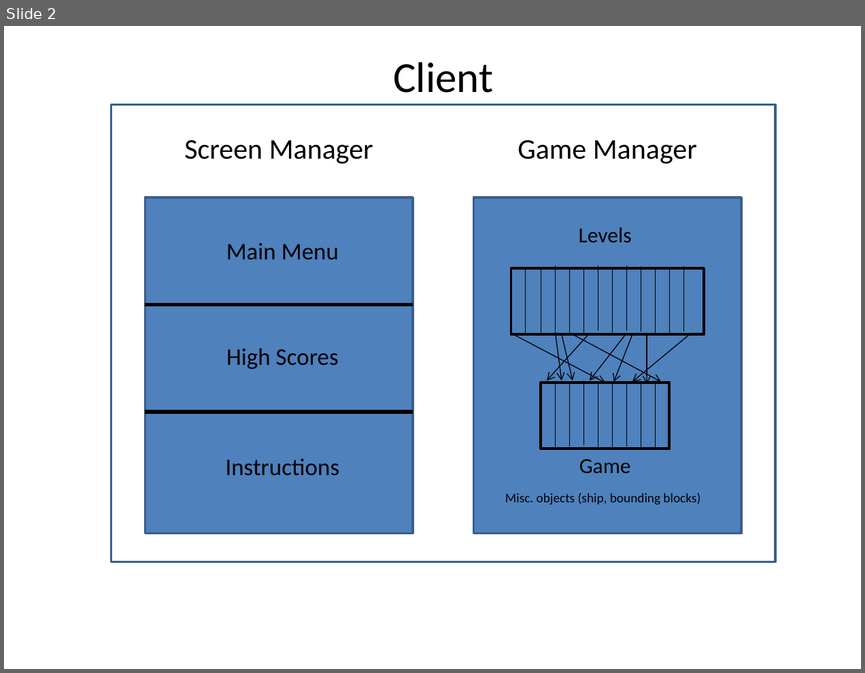
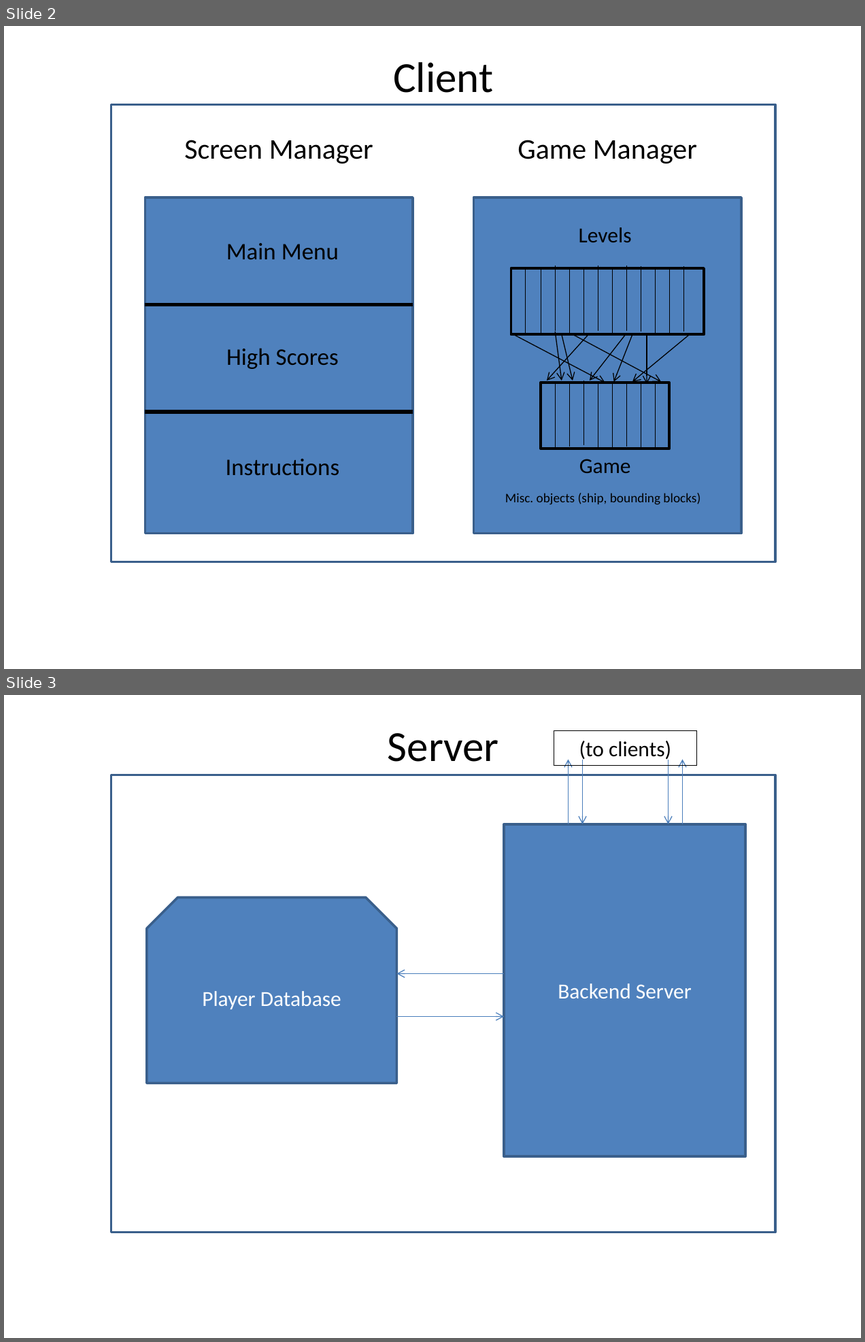
Before and after one commit to njchristian/Multiplayer-Game, a slide deck: Design Doc Figures.pptx. Shown one above the other, each under a label of ours: slide 2 before the commit, slides 2 and 3 after it. The pictures are 865x673 and 865x1342 pixels, drawn with LibreOffice and Linux fonts; fonts in the diff are those of the drawing. Boxes give left, top, right and bottom in pixels: in the first picture for what was removed or moved away, otherwise in the second. Text is boxed around its words. In the diff, an @@ line names an element or a change of style, - is before the commit and + after.

```diff
--- a/Design Doc Figures.pptx
+++ b/Design Doc Figures.pptx
@@ slide 3 added at (4,695,861,1338), background #FFFFFF @@
@@ text added at (388,733,499,762), 36 pt, text #000000 @@
+Server
@@ rectangle added at (554,731,697,765), outline #000000 0.75 pt, 18 pt, text #000000 @@
+(to clients)
@@ rectangle added at (111,775,775,1232), fill #FFFFFF, outline #3A5F8C 2 pt @@
@@ arrow added from (568, 824) to (568, 759), #4B7EBC 0.75 pt @@
@@ arrow added from (582, 759) to (582, 824), #4B7EBC 0.75 pt @@
@@ arrow added from (668, 759) to (668, 824), #4B7EBC 0.75 pt @@
@@ arrow added from (683, 824) to (683, 759), #4B7EBC 0.75 pt @@
@@ rectangle added at (504,824,745,1157), fill #4F81BD, outline #3A5F8C 2 pt, 18 pt, text #FFFFFF @@
+Backend Server
@@ snip same rect added at (147,897,397,1083), fill #4F81BD, outline #3A5F8C 2 pt, 18 pt, text #FFFFFF @@
+Player Database
@@ arrow added from (504, 974) to (396, 974), #4B7EBC 0.75 pt @@
@@ arrow added from (396, 1016) to (504, 1016), #4B7EBC 0.75 pt @@
```
Also in this commit, not shown: 1 other slide added, 1 slide removed, 1 other file.
